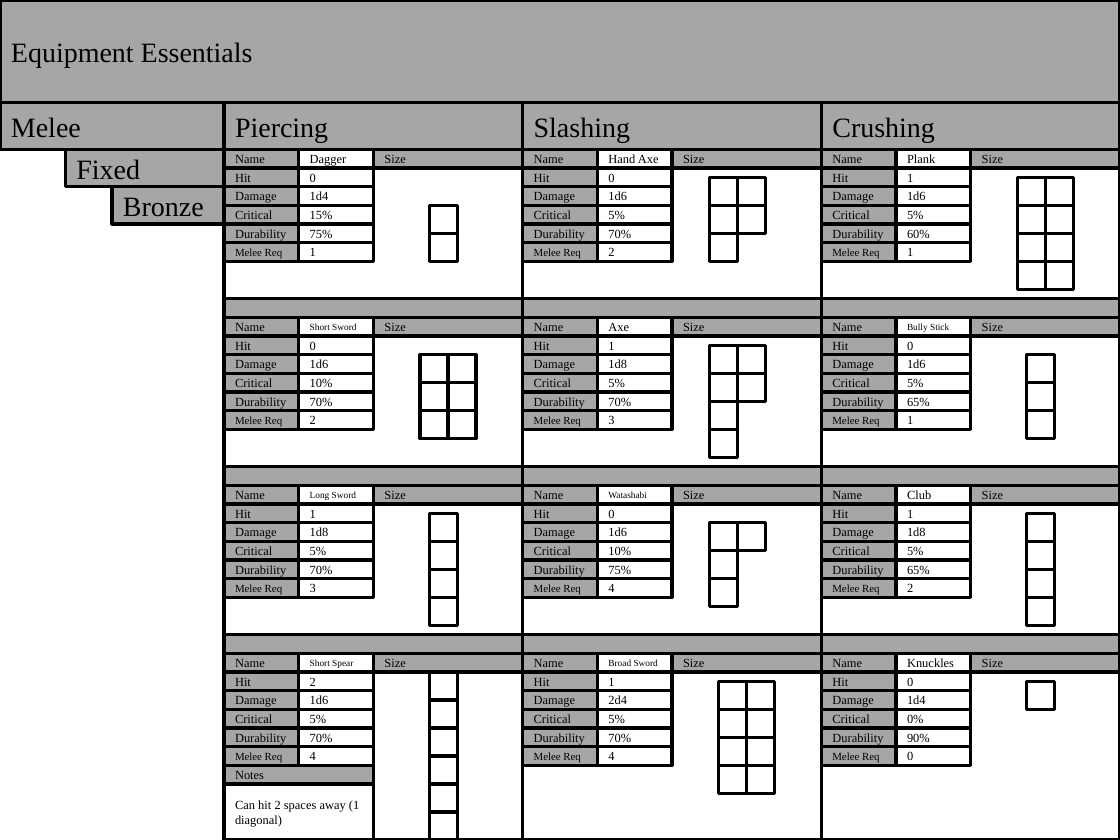
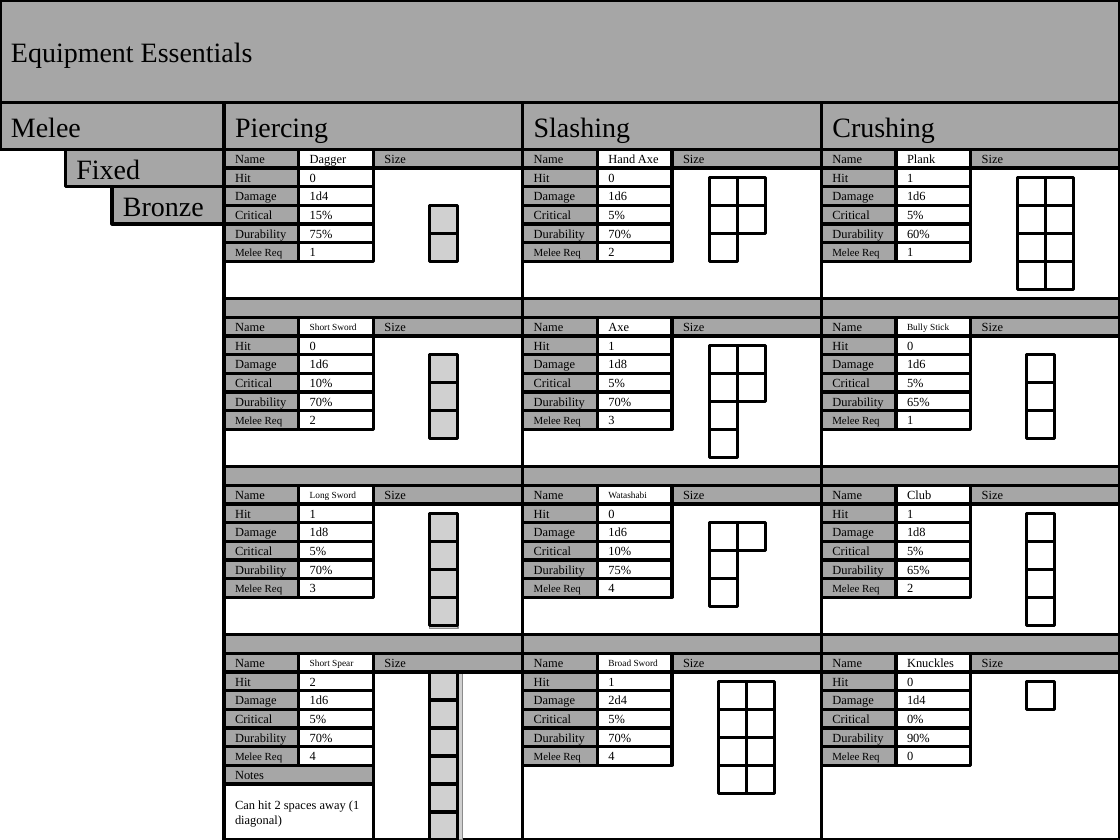
Before and after one commit to jsdodgers/Bel-Nix, a slide deck: slide 1 of Documents/Equipment Essentials.pptx. Drawn at 1120x840 pixels with LibreOffice and Linux fonts; fonts in the diff are those of the drawing; grey boxes stand for pictures. Boxes give left, top, right and bottom in pixels: in the first picture for what was removed or moved away, otherwise in the second. Text is boxed around its words. In the diff, an @@ line names an element or a change of style, - is before the commit and + after.

```diff
--- a/Documents/Equipment Essentials.pptx
+++ b/Documents/Equipment Essentials.pptx
@@ picture added at <box>429,205,457,261</box> @@
@@ rectangle removed at <box>420,355,448,383</box> @@
@@ picture added at <box>429,355,457,439</box> @@
@@ rectangle removed at <box>420,383,448,411</box> @@
@@ rectangle removed at <box>420,411,448,439</box> @@
@@ fill #FFFFFF to none in 15 elements at <box>429,205,457,233</box>, <box>429,233,457,261</box>, <box>429,541,457,569</box>, <box>429,569,457,597</box>, <box>429,597,457,625</box>, <box>429,513,457,541</box>, <box>429,700,457,728</box>, <box>429,728,457,756</box>, <box>429,756,457,784</box>, <box>429,672,457,700</box>, <box>429,784,457,812</box>, <box>429,812,457,840</box>, <box>429,355,457,383</box>, <box>429,383,457,411</box>, <box>429,411,457,439</box> @@
@@ 3 rectangles: place and size @@
-3 rectangles at <box>448,355,476,439</box>
+3 rectangles at <box>429,355,457,439</box>
@@ picture added at <box>429,513,458,628</box> @@
@@ picture added at <box>429,672,463,840</box> @@
```
Also in this commit, not shown: 5 other files.
